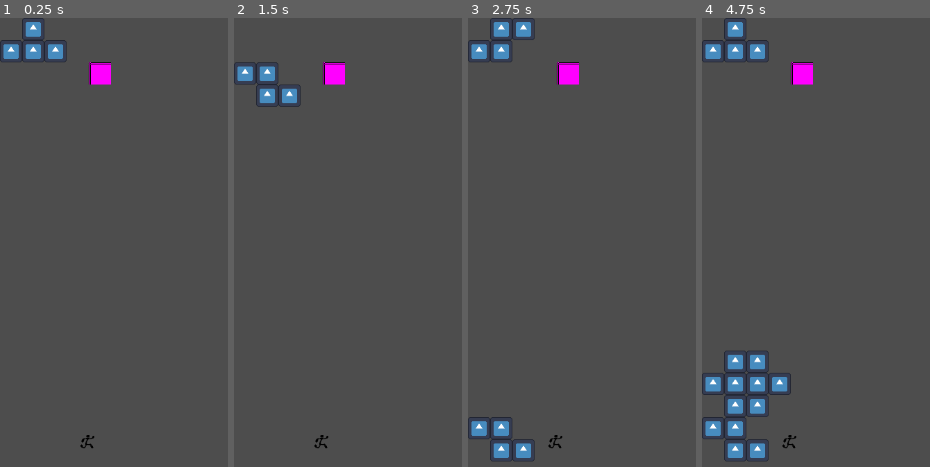
Above: before the commit, frames 1-4 (left to right).
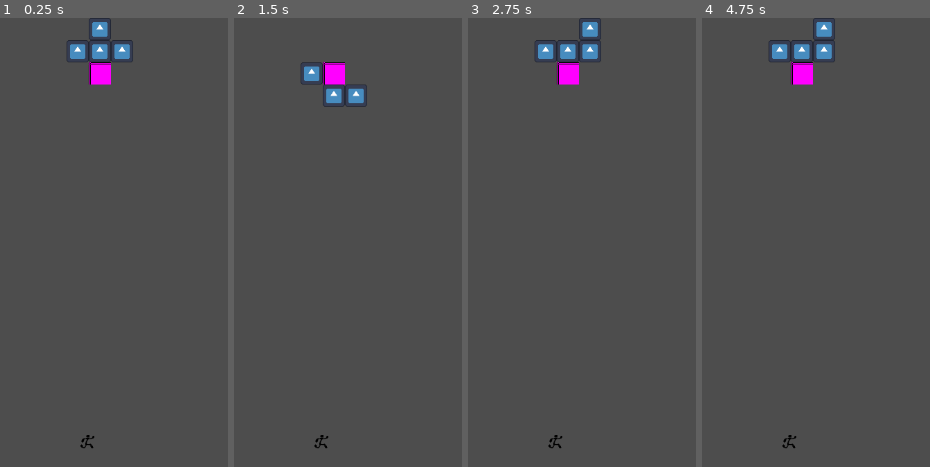
Above: after the commit, the same moments.

Repository: NicoWired/tetrascape
Game: Godot game, scene res://source/main_screens/main/main.tscn
The game is run twice, just before and just after one commit, with the same random seed, the same clock (stepped at 60 frames per second) and the same inputs. The engine's default icon, where the game draws it, is replaced by a stand-in: a white triangle on a blue panel in a dark square.
Inputs:
- Up to frame 1 (0.25 s): no input
- Up to frame 2 (1.5 s): tap Enter at 0.5 s; hold D (right) from 0.53 s (still down); tap N (drop) at 0.6 s; tap Space (jump) at 0.77 s; tap J (rotate_cc) at 0.8, 1.35 s
- Up to frame 3 (2.75 s): tap Space (jump) at 1.52, 2 s; tap K (rotate_cw) at 1.55, 2.1 s; release D (right) at 2.03 s; hold A (left) from 2.03 s (still down); tap N (drop) at 2.3 s
- Up to frame 4 (4.75 s): tap Enter at 2.75 s; release A (left) at 2.78 s; hold D (right) 2.78-4.28 s; tap N (drop) at 2.85, 4.55 s; tap Space (jump) at 3.02, 3.77, 4.25, 4.52 s; tap J (rotate_cc) at 3.05, 3.6 s; tap K (rotate_cw) at 3.8, 4.35 s; hold A (left) from 4.28 s (still down)

The runs differ from the first frame. In frame 1, 2.5% of the frame differs, in the area x 0-59%, y 0-10%; in frame 2, 2.1%; in frame 3, 3.7%; in frame 4, 6.2%, in the area x 0-59%, y 0-99%.

Commit message:
refactor board and piece a bit

Diff:
--- a/source/tetris/board/board.gd
+++ b/source/tetris/board/board.gd
@@ -9,6 +9,7 @@
 var current_piece: Piece
 var board_state: Dictionary
 var remaining_gravity_cd: float
+var gravity_multiplier: float = 1
 @onready var squares: Node2D = $Squares
 
 
@@ -29,6 +30,11 @@
 	if Input.is_action_just_pressed("right"):
 		try_to_move(Vector2i.RIGHT)
 
+	if Input.is_action_pressed("down"):
+		gravity_multiplier = 3
+	else:
+		gravity_multiplier = 1
+
 	if Input.is_action_just_pressed("rotate_cw"):
 		try_to_rotate(1)
 
@@ -37,15 +43,12 @@
 	#endregion
 
 	# apply gravity
-	remaining_gravity_cd -= delta #* gravity_multiplier
+	remaining_gravity_cd -= delta * gravity_multiplier
 	if remaining_gravity_cd <= 0:
 		remaining_gravity_cd = GameConfig.GRAVITY_CD
-		var new_coords: Array[Vector2i] = current_piece.get_move_coords(Vector2i.DOWN)
-		if check_valid_coords(new_coords):
-			current_piece_position += Vector2i.DOWN
-			current_piece.move_piece(new_coords)
-		else:
+		if not try_to_move(Vector2i.DOWN):
 			bottom_reached()
+
 
 func initialize() -> void:
 	remaining_gravity_cd = GameConfig.GRAVITY_CD
@@ -75,18 +78,26 @@
 			return false
 	return true
 
-func try_to_move(direction: Vector2i) -> void:
+func try_to_move(direction: Vector2i) -> bool:
 	var new_coords: Array[Vector2i] = current_piece.get_move_coords(direction)
 	if check_valid_coords(new_coords):
 		current_piece_position += direction
-		current_piece.move_piece(new_coords)
+		move_piece(new_coords)
+		return true
+	return false
 
-func try_to_rotate(direction: int) -> void:
+func try_to_rotate(direction: int) -> bool:
 	var new_coords: Array[Vector2i] = current_piece.get_rotation_coords(direction, current_piece_position)
 	if check_valid_coords(new_coords):
 		current_piece.rotate_piece(new_coords, direction)
+		return true
+	return false
 
-
+func move_piece(new_coords: Array[Vector2i]) -> void:
+	var i: int = 0
+	for square: PieceSquare in current_piece.squares:
+		square.position = (new_coords[i]) * GameConfig.TILE_SIZE
+		i += 1
 #endregion
 
 #region piece life cycle
@@ -95,6 +106,7 @@
 	current_piece = Piece.new(piece_type)
 	current_piece.player_entered.connect(func(): player_entered_piece.emit())
 	add_child(current_piece)
+	try_to_move(Vector2i(PIECE_X_OFFSET, 0))
 
 func bottom_reached() -> void:
 	for square: PieceSquare in current_piece.squares:
@@ -120,7 +132,7 @@
 	var target_coords = find_bottom()
 	var tiles_down: int = int(current_piece.squares[0].position.y / GameConfig.TILE_SIZE)
 	current_piece_position += Vector2i(0, tiles_down)
-	current_piece.move_piece(target_coords)
+	move_piece(target_coords)
 	bottom_reached()
 #endregion
 
--- a/source/tetris/piece/piece.gd
+++ b/source/tetris/piece/piece.gd
@@ -1,7 +1,6 @@
 class_name Piece
 extends Node2D
 
-signal piece_moved
 signal player_entered
 
 var piece_res: PieceData
@@ -55,17 +54,8 @@
 		i += 1
 #endregion
 
-#region Movement
-func move_piece(new_coords: Array[Vector2i]) -> void:
-	var i: int = 0
-	for square: PieceSquare in squares:
-		square.position = new_coords[i] * GameConfig.TILE_SIZE
-		i += 1
-	piece_moved.emit()
-
 func get_move_coords(direction: Vector2i) -> Array[Vector2i]:
 	var new_coords: Array[Vector2i]
 	for square: PieceSquare in squares:
 		new_coords.append(Vector2i(square.position / GameConfig.TILE_SIZE) + direction)
 	return new_coords
-#endregion
